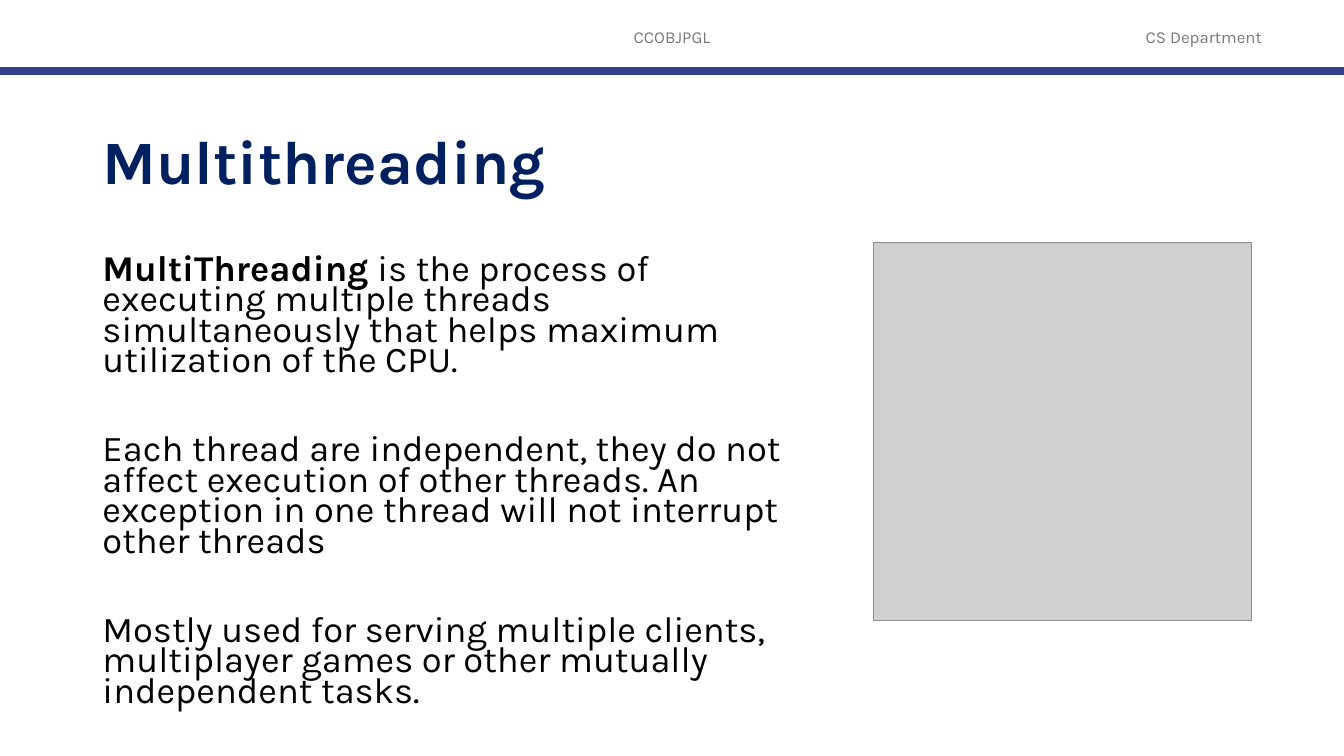
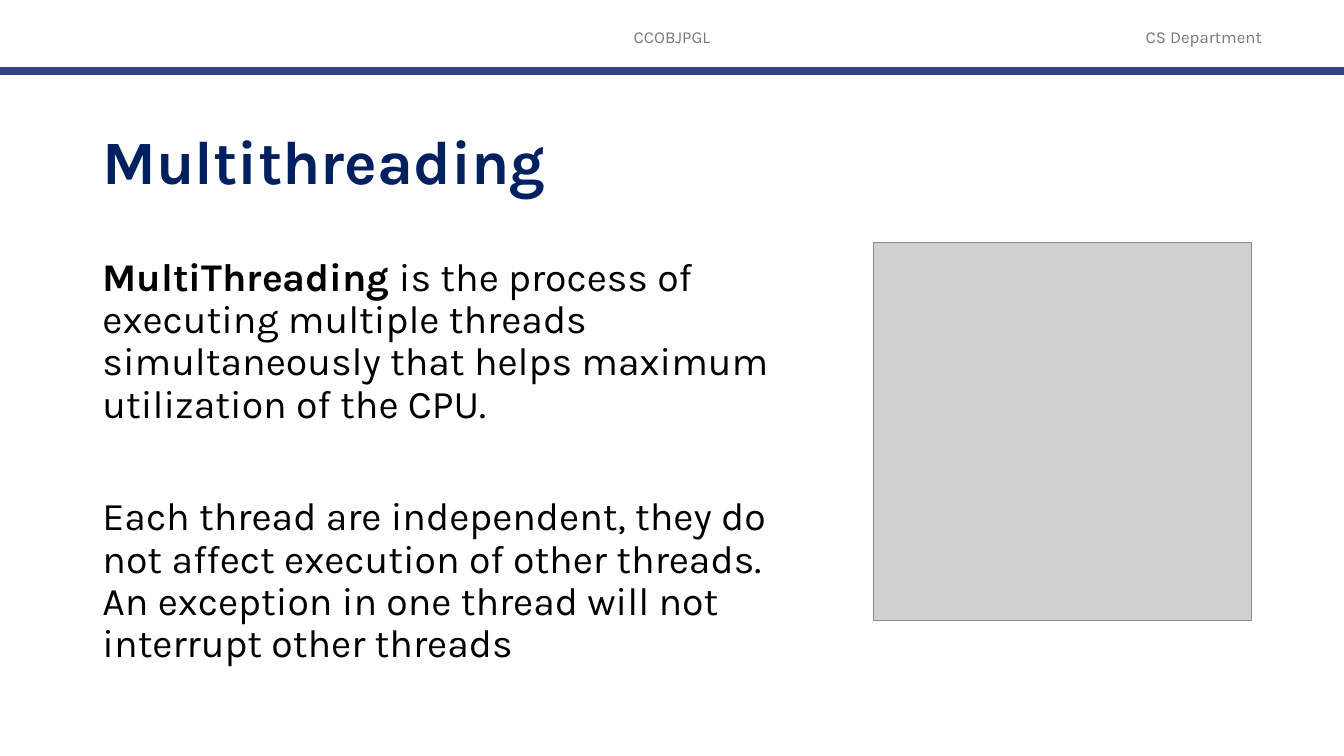
Before and after one commit to robitussin/CCOBJPGL, a slide deck: slide 6 of 9 - Multithreading and Synchronization/Multithreading and Synchronization.pptx. Drawn at 1344x756 pixels with LibreOffice and Linux fonts; fonts in the diff are those of the drawing; grey boxes stand for pictures; background and template pictures are left out. Boxes give left, top, right and bottom in pixels: in the first picture for what was removed or moved away, otherwise in the second. Text is boxed around its words. In the diff, an @@ line names an element or a change of style, - is before the commit and + after.

```diff
--- a/9 - Multithreading and Synchronization/Multithreading and Synchronization.pptx
+++ b/9 - Multithreading and Synchronization/Multithreading and Synchronization.pptx
@@ text "MultiThreading is the process of ..." at [102, 263, 768, 667]: size 25.9 to 28 pt; line spacing 0.7 to 0.9 @@
@@ text at [102, 617, 765, 712]: paragraph removed @@
-Mostly used for serving multiple clients, multiplayer games or other mutually independent tasks.
```
Also in this commit, not shown: 2 other slides changed, 1 slide added.
